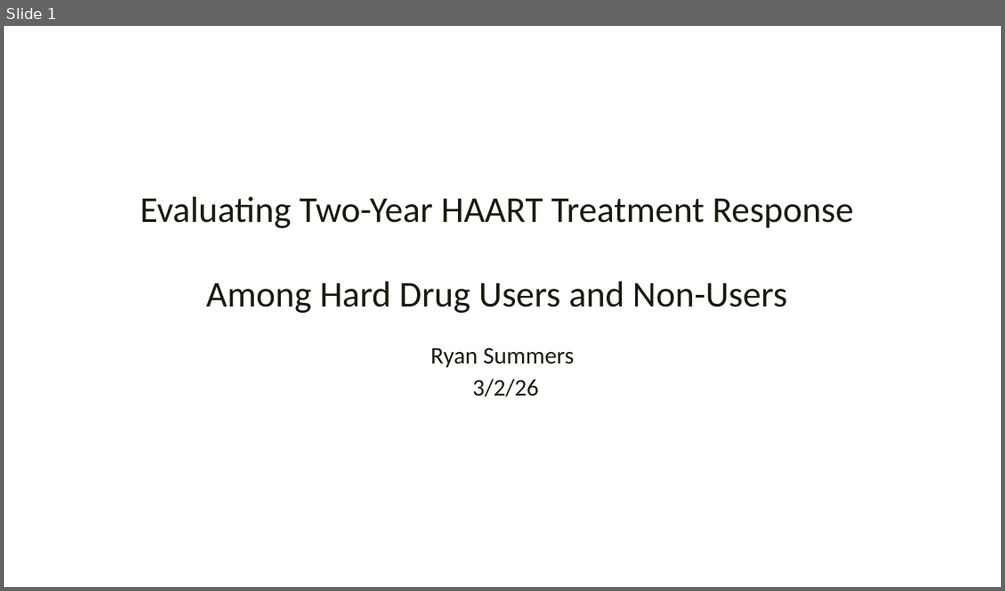
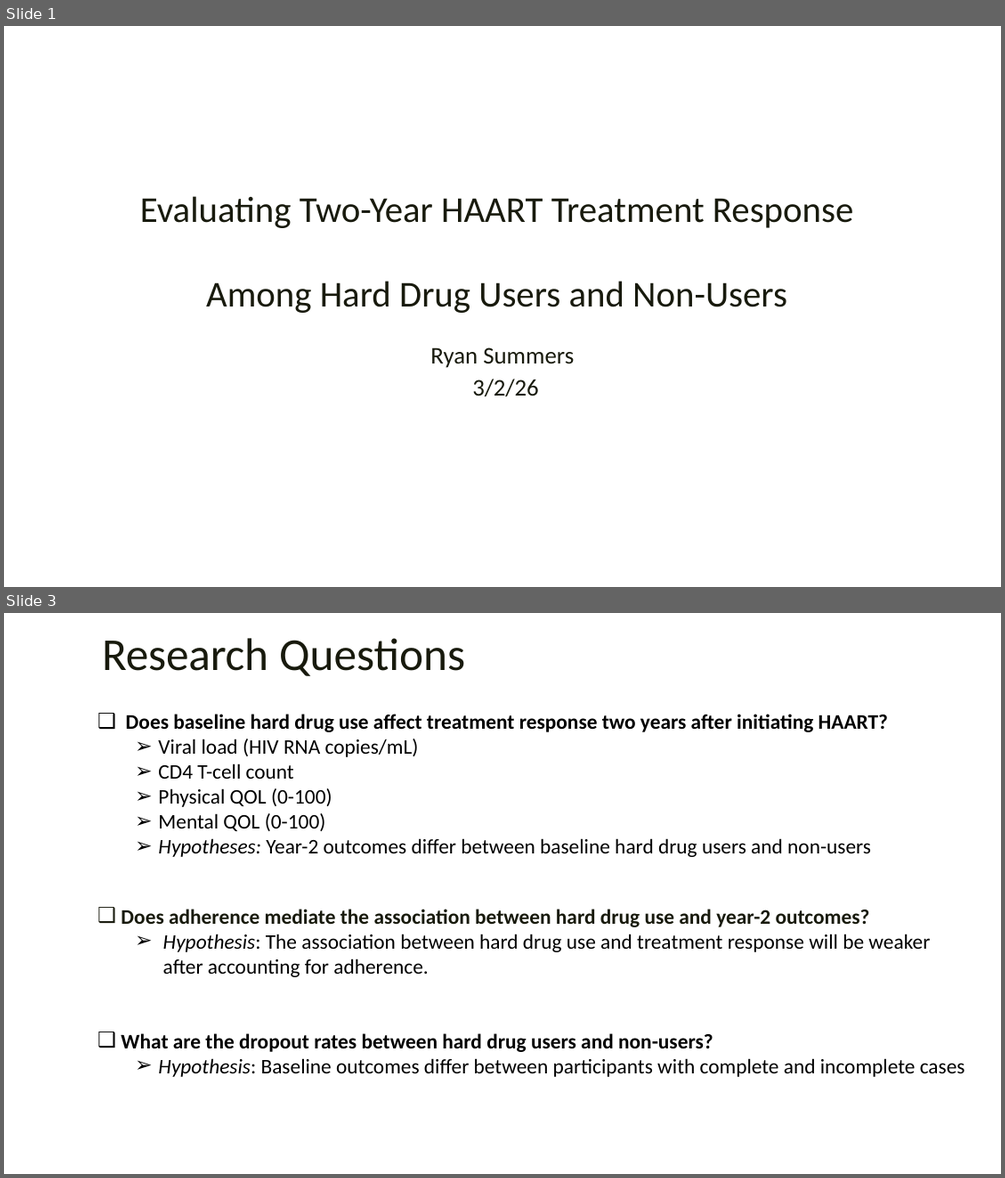
Before and after one commit to rysummers/BIOS6624-Class, a slide deck: Project1/Reports/Project1_Presentation_summers.pptx. Shown one above the other, each under a label of ours: slide 1 before the commit, slides 1 and 3 after it; the slides between them are not shown. The pictures are 1005x591 and 1005x1178 pixels, drawn with LibreOffice and Linux fonts; fonts in the diff are those of the drawing; background and template pictures are left out. Boxes give left, top, right and bottom in pixels: in the first picture for what was removed or moved away, otherwise in the second. Text is boxed around its words. In the diff, an @@ line names an element or a change of style, - is before the commit and + after.

```diff
--- a/Project1/Reports/Project1_Presentation_summers.pptx
+++ b/Project1/Reports/Project1_Presentation_summers.pptx
@@ slide 3 added at (4, 613, 1001, 1174), background picture (left out) @@
@@ text added at (102, 638, 465, 676), 44 pt, text #181A0D @@
+Research Questions
@@ text added at (121, 714, 965, 1077), 20 pt, text #000000 @@
+❑ Does baseline hard drug use affect treatment response two years after initiating HAART?
+  ➢ Viral load (HIV RNA copies/mL)
+  ➢ CD4 T-cell count
+  ➢ Physical QOL (0-100)
+  ➢ Mental QOL (0-100)
+  ➢ Hypotheses: Year-2 outcomes differ between baseline hard drug users and non-users
+❑ Does adherence mediate the association between hard drug use and year-2 outcomes?
+  ➢ Hypothesis: The association between hard drug use and treatment response will be weaker after accounting for adherence.
+❑ What are the dropout rates between hard drug users and non-users?
+  ➢ Hypothesis: Baseline outcomes differ between participants with complete and incomplete cases
```
Also in this commit, not shown: 4 slides changed, 2 other slides added, 2 slides removed, 11 other files.
